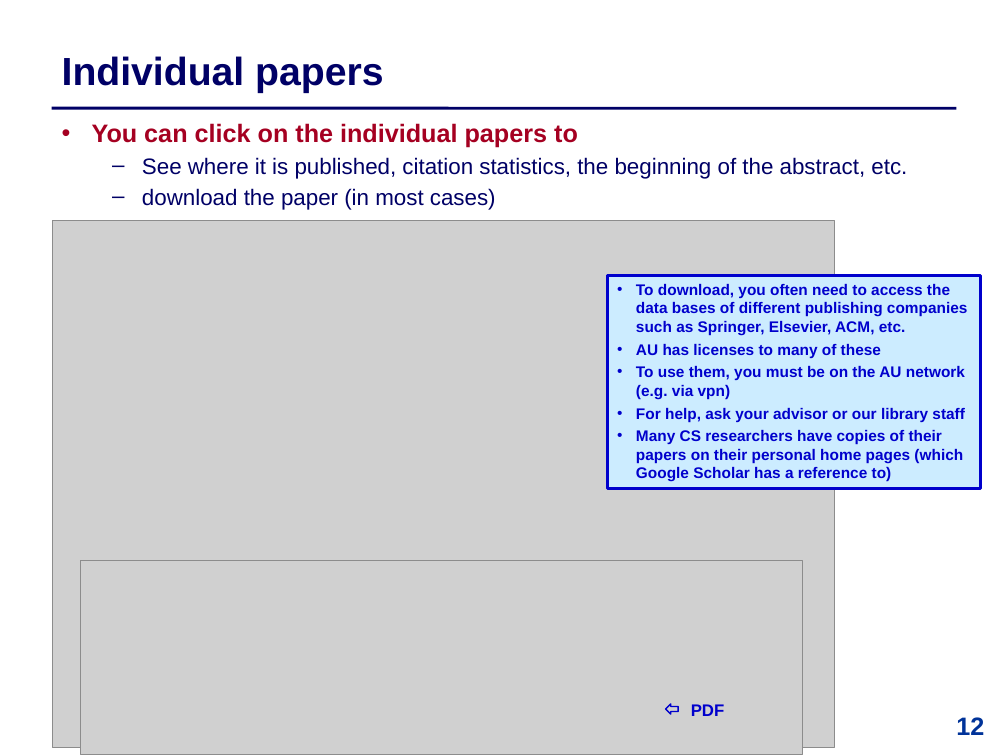
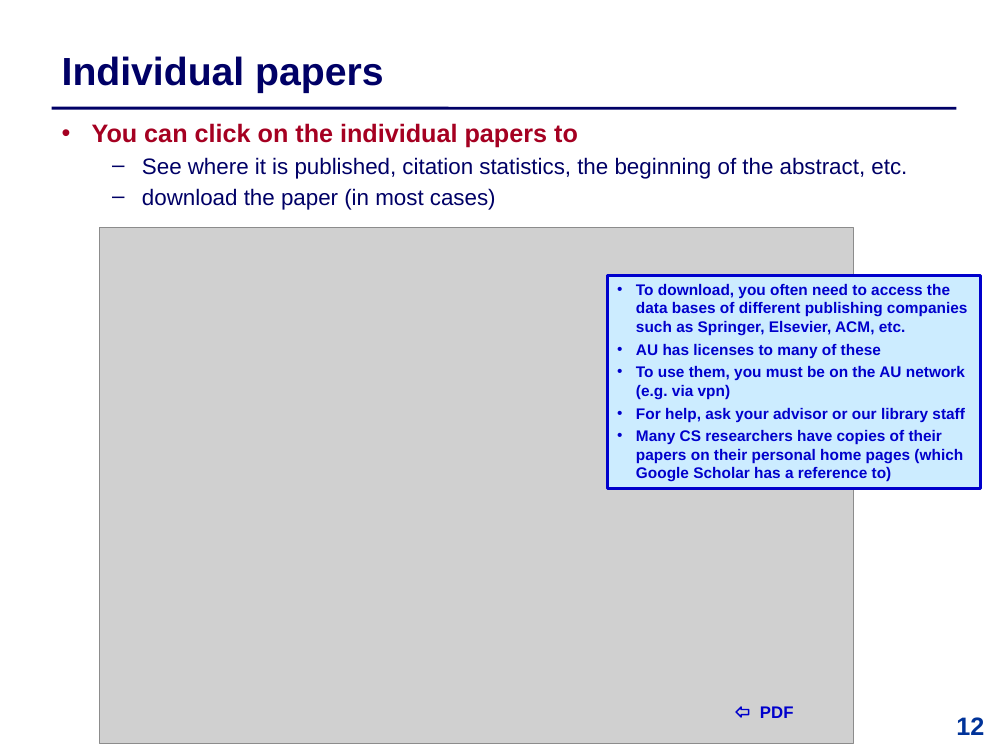
Before and after one commit to IntProgAU/Materiale, a slide deck: slide 12 of web/b22/3 Publication Traditions.pptx. Drawn at 1008x756 pixels with LibreOffice and Linux fonts; fonts in the diff are those of the drawing; grey boxes stand for pictures. Boxes give left, top, right and bottom in pixels: in the first picture for what was removed or moved away, otherwise in the second. Text is boxed around its words. In the diff, an @@ line names an element or a change of style, - is before the commit and + after.

```diff
--- a/web/b22/3 Publication Traditions.pptx
+++ b/web/b22/3 Publication Traditions.pptx
@@ picture: place and size @@
-picture at (52, 220, 835, 747)
+picture at (99, 227, 853, 743)
@@ picture removed at (80, 560, 801, 754) @@
@@ right arrow: place and size @@
-right arrow at (665, 704, 677, 714)
+right arrow at (736, 707, 748, 717)
@@ text "PDF": place and size @@
-text "PDF" at (691, 704, 725, 716)
+text "PDF" at (760, 706, 794, 718)
```
Also in this commit, not shown: 5 other slides changed.
